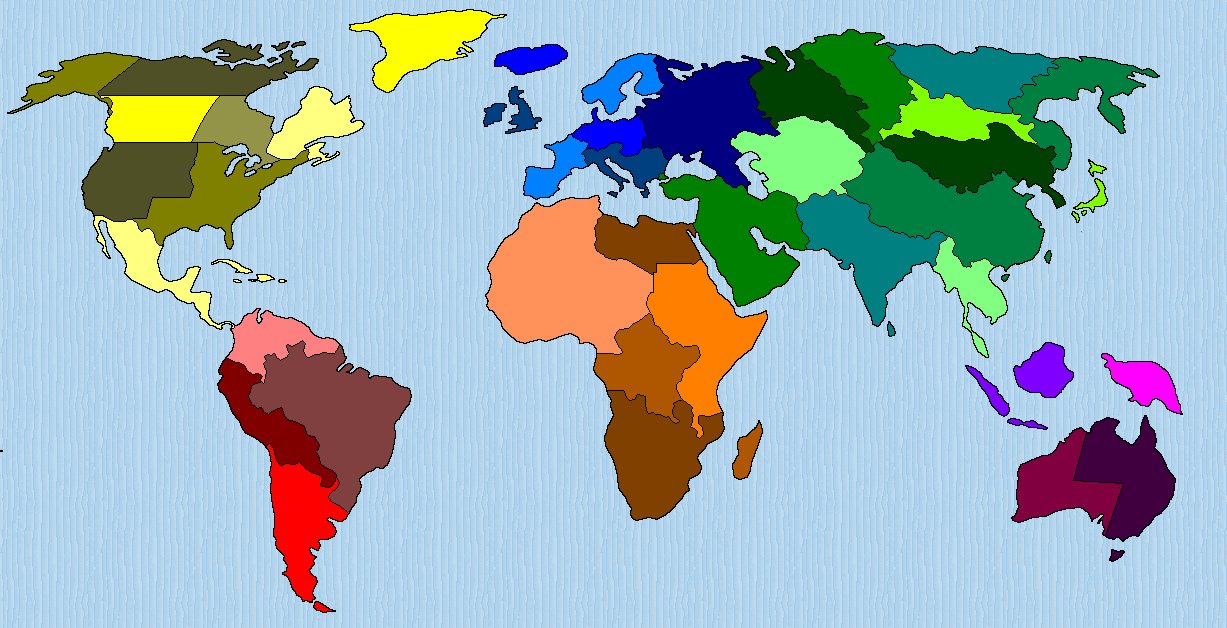
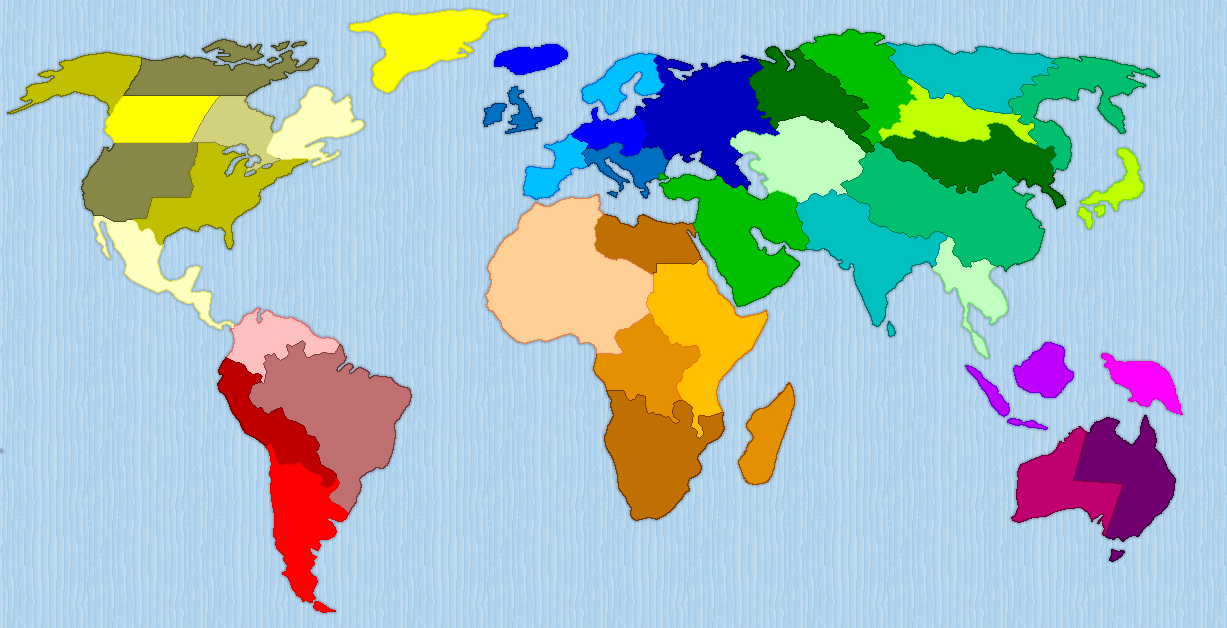
Comparing the layer stacks of the two w=1227, h=628 images. Changes:
removed layer "groenland" over [341, 9, 507, 93]
"sad": blend normal → screen, painted on it over [0, 9, 1185, 613]
added layer "sad - copia#2" (darken, 21%) above "sad - copia" over [0, 6, 1185, 616]
added layer "sad - copia" above "Nuovo livello" over [7, 9, 1183, 613]
hid "Nuovo livello", painted on it over [5, 7, 1185, 616]
